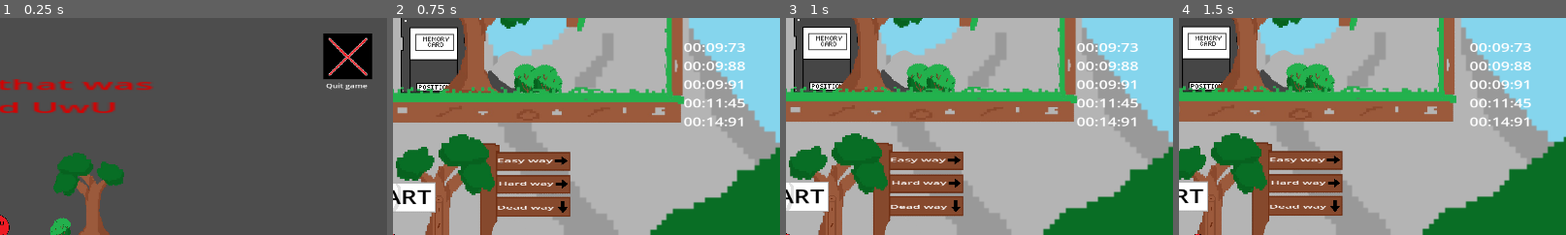
Above: before the commit, frames 1-4 (left to right).
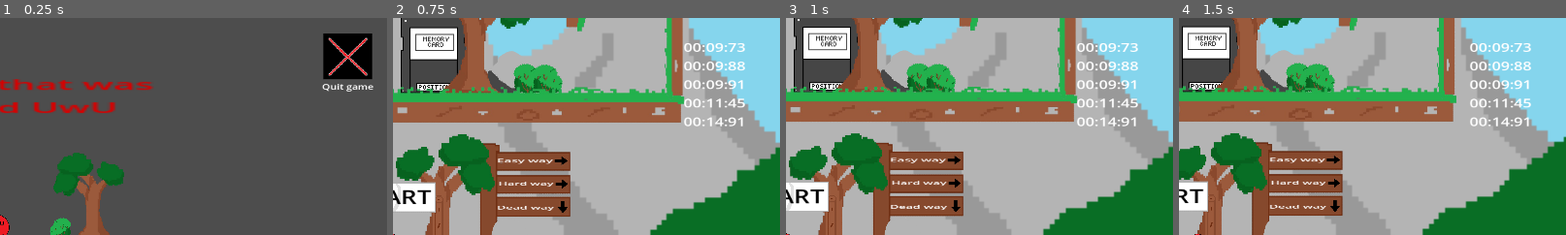
Above: after the commit, the same moments.

Repository: Mahnwe/TheBallThatWasUwU
Game: Godot game, scene res://Scenes/menu.tscn
The game is run twice, just before and just after one commit, with the same random seed, the same clock (stepped at 60 frames per second) and the same inputs.
Inputs (mouse positions are % of the whole screen's width and height, from its top left):
- Up to frame 1 (0.25 s): no input
- Up to frame 2 (0.75 s): click "Level 1" at 0.5 s
- Up to frame 3 (1 s): no input
- Up to frame 4 (1.5 s): tap Enter at 1.25 s; move the mouse to (72, 45) at 1.27 s; hold Right (ui_right) from 1.28 s (still down); tap X (dash) at 1.35 s; click (72, 45) at 1.42 s
The pictures show only the part of the screen within x 50-100%, y 0-50%; the shares and areas given below are measured in that part.

The runs differ from the first frame. In frame 1, 0.3% of the frame differs, in the area x 83-97%, y 29-34%; in frame 2, nothing differs; in frame 3, nothing differs; in frame 4, nothing differs.

Commit message:
Rework UI interactions in menu scene

Diff:
--- a/Scenes/menu.tscn
+++ b/Scenes/menu.tscn
@@ -142,17 +142,19 @@
 offset_bottom = 753.0
 scale = Vector2(0.12, 0.16)
 focus_neighbor_left = NodePath("../Level1Button")
+focus_neighbor_top = NodePath("../Level1Button")
+focus_neighbor_right = NodePath("../Level1Button")
 focus_neighbor_bottom = NodePath("../Level1Button")
 icon = ExtResource("9_ch5om")
 
 [node name="QuitLabel" type="Label" parent="QuitButton"]
 layout_mode = 0
-offset_left = 58.3343
+offset_left = -25.0001
 offset_top = 743.75
-offset_right = 171.334
-offset_bottom = 771.75
+offset_right = 102.0
+offset_bottom = 778.75
 scale = Vector2(8.49967, 4.83334)
-theme_override_font_sizes/font_size = 20
+theme_override_font_sizes/font_size = 25
 text = "Quit game"
 
 [connection signal="gui_input" from="Level1Button" to="." method="_on_level_1_button_gui_input"]
@@ -164,4 +166,5 @@
 [connection signal="gui_input" from="Level4Button" to="." method="_on_level_4_button_gui_input"]
 [connection signal="focus_entered" from="QuitButton" to="." method="_on_quit_button_focus_entered"]
 [connection signal="focus_exited" from="QuitButton" to="." method="_on_quit_button_focus_exited"]
+[connection signal="gui_input" from="QuitButton" to="." method="_on_quit_button_gui_input"]
 [connection signal="pressed" from="QuitButton" to="." method="_on_quit_button_pressed"]
--- a/Scripts/menu.gd
+++ b/Scripts/menu.gd
@@ -55,7 +55,10 @@
 func _on_level_1_button_gui_input(event):
 	if has_focus() and event is InputEventKey or event is InputEventJoypadButton:
 		is_controller_focused = true
-		if event.is_action_pressed("ui_up") or event.is_action_pressed("ui_left"):
+		if event.is_action_pressed("ui_up"):
+			accept_event()
+			$QuitButton.grab_focus()
+		if event.is_action_pressed("ui_left"):
 			accept_event() # prevent the normal focus-stuff from happening
 			$Level4Button.grab_focus()
 		elif event.is_action_pressed("ui_down") or event.is_action_pressed("ui_right"):
@@ -95,6 +98,16 @@
 			accept_event() # prevent the normal focus-stuff from happening
 			$Level1Button.grab_focus()
 
+func _on_quit_button_gui_input(event):
+	if has_focus() and event is InputEventKey or event is InputEventJoypadButton:
+		is_controller_focused = true
+		if event.is_action_pressed("ui_up") or event.is_action_pressed("ui_left"):
+			accept_event() # prevent the normal focus-stuff from happening
+			$Level1Button.grab_focus()
+		elif event.is_action_pressed("ui_down") or event.is_action_pressed("ui_right"):
+			accept_event() # prevent the normal focus-stuff from happening
+			$Level1Button.grab_focus()
+
 
 func _on_quit_button_pressed():
 	get_tree().quit()
